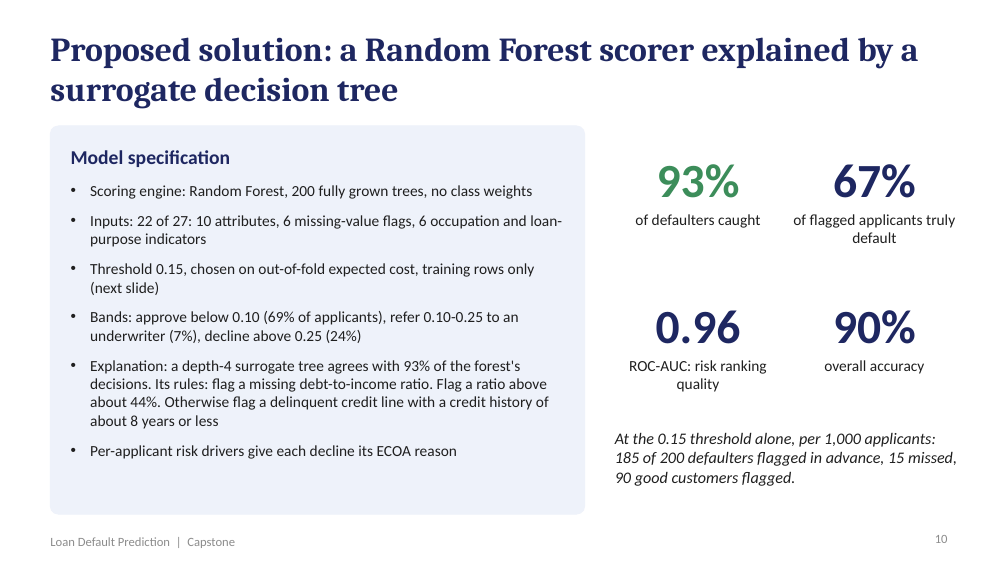
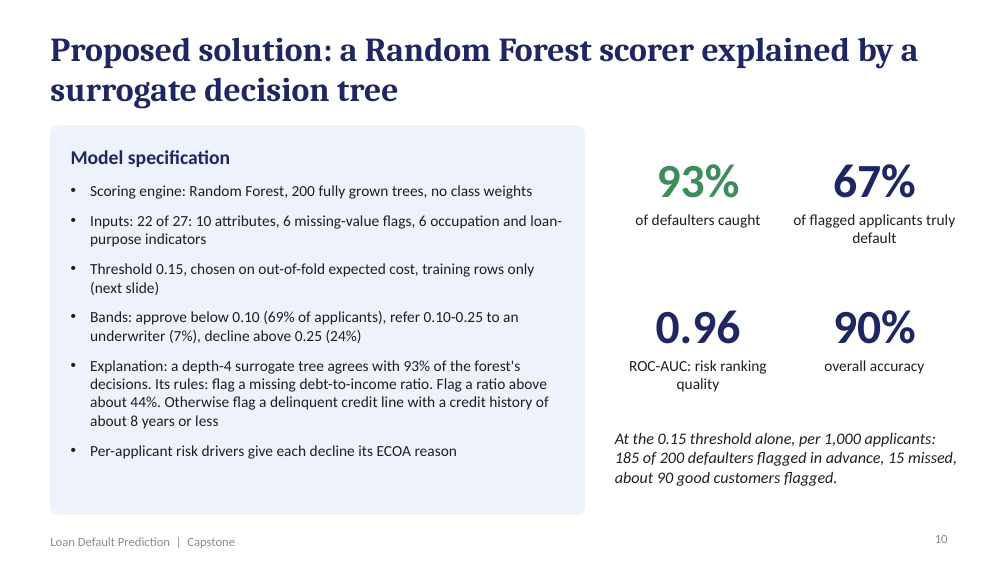
Before and after one commit to shubham1891/Personal-code, a slide deck: slide 10 of presentation/Loan_Default_Prediction_Presentation.pptx. Drawn at 1008x567 pixels with LibreOffice and Linux fonts; fonts in the diff are those of the drawing. Boxes give left, top, right and bottom in pixels: in the first picture for what was removed or moved away, otherwise in the second. Text is boxed around its words. In the diff, an @@ line names an element or a change of style, - is before the commit and + after.

```diff
--- a/presentation/Loan_Default_Prediction_Presentation.pptx
+++ b/presentation/Loan_Default_Prediction_Presentation.pptx
@@ text at <box>615,432,957,486</box>: text changed @@
-At the 0.15 threshold alone, per 1,000 applicants: 185 of 200 defaulters flagged in advance, 15 missed, 90 good customers flagged.
+At the 0.15 threshold alone, per 1,000 applicants: 185 of 200 defaulters flagged in advance, 15 missed, about 90 good customers flagged.
```
Also in this commit, not shown: 2 other slides changed, 10 other files.
